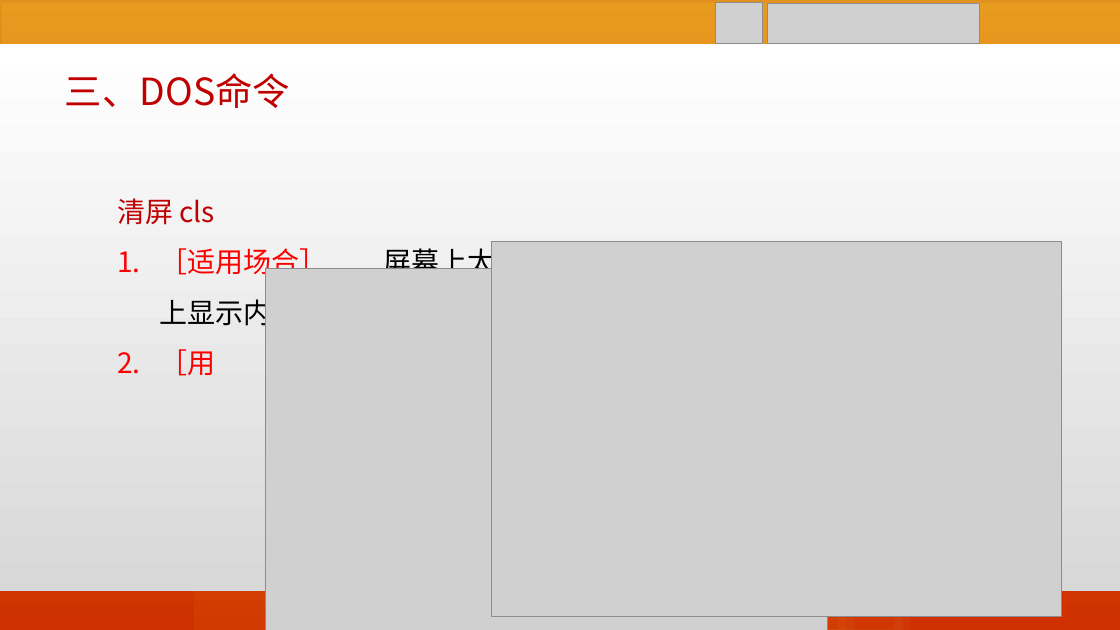
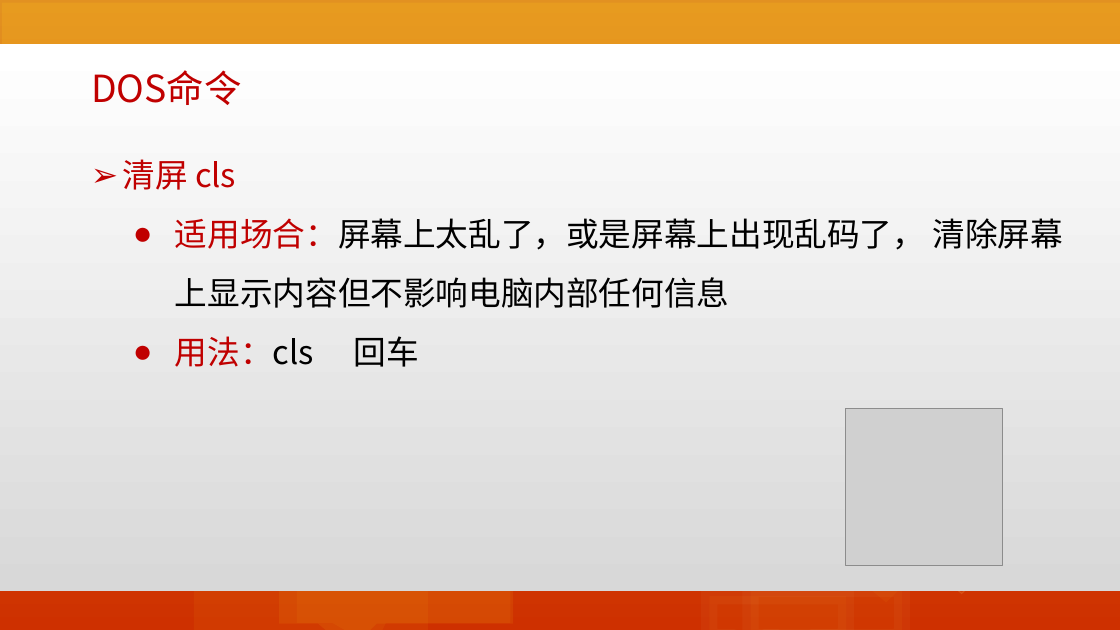
Before and after one commit to edu2act/course-informationliteracy, a slide deck: slide 33 of materials/slides/05-DOS.pptx (slide 42 before the commit). Drawn at 1120x630 pixels with LibreOffice and Linux fonts; fonts in the diff are those of the drawing; grey boxes stand for pictures. Boxes give left, top, right and bottom in pixels: in the first picture for what was removed or moved away, otherwise in the second. Text is boxed around its words. In the diff, an @@ line names an element or a change of style, - is before the commit and + after.

```diff
--- a/materials/slides/05-DOS.pptx
+++ b/materials/slides/05-DOS.pptx
@@ picture removed at <box>716,3,763,44</box> @@
@@ picture removed at <box>767,3,980,44</box> @@
@@ text at <box>91,70,241,105</box>: text changed @@
-三、DOS命令
+DOS命令
@@ text "清屏 cls": place and size @@
-text "清屏 cls" at <box>117,198,1006,381</box>
+text "清屏 cls" at <box>122,159,1063,367</box>
@@ text at <box>122,159,236,190</box>: size 24 to 28 pt in "清屏 cls"; bullet none to ➢ @@
@@ text at <box>175,218,1063,367</box>: text changed; size 24 to 28 pt @@
-1. ［适用场合］ 屏幕上太乱了，或是屏幕上出现乱码了， 清除屏幕上显示内容但不影响电脑内部任何信息
-2. ［用 法］ cls 回车
+  ● 适用场合：屏幕上太乱了，或是屏幕上出现乱码了， 清除屏幕上显示内容但不影响电脑内部任何信息
+  ● 用法：cls 回车
@@ picture removed at <box>266,269,828,630</box> @@
@@ picture removed at <box>492,242,1062,617</box> @@
@@ speech box added at <box>949,245,1038,311</box>, fill #FDC51B at 10% opacity, outline #FEEAAC 14 pt @@
@@ speech box added at <box>990,376,1058,428</box>, fill #FFE181 at 5% opacity, outline #FFE181 5 pt @@
@@ speech box added at <box>816,401,1049,576</box>, fill #FDC51B at 5% opacity @@
@@ picture added at <box>845,408,1003,566</box> @@
@@ speech box added at <box>279,449,513,624</box>, fill #FDC51B at 10% opacity @@
@@ speech box added at <box>297,448,510,623</box>, fill #FDC51B at 7% opacity @@
@@ speech box added at <box>918,453,1009,521</box>, fill #FFE181 at 5% opacity, outline #FFE181 1 pt @@
@@ speech box added at <box>934,516,1025,584</box>, fill #FFE181 at 5% opacity, outline #FFE181 1 pt @@
```
Also in this commit, not shown: 35 other slides changed, 12 slides removed, 40 other files.
